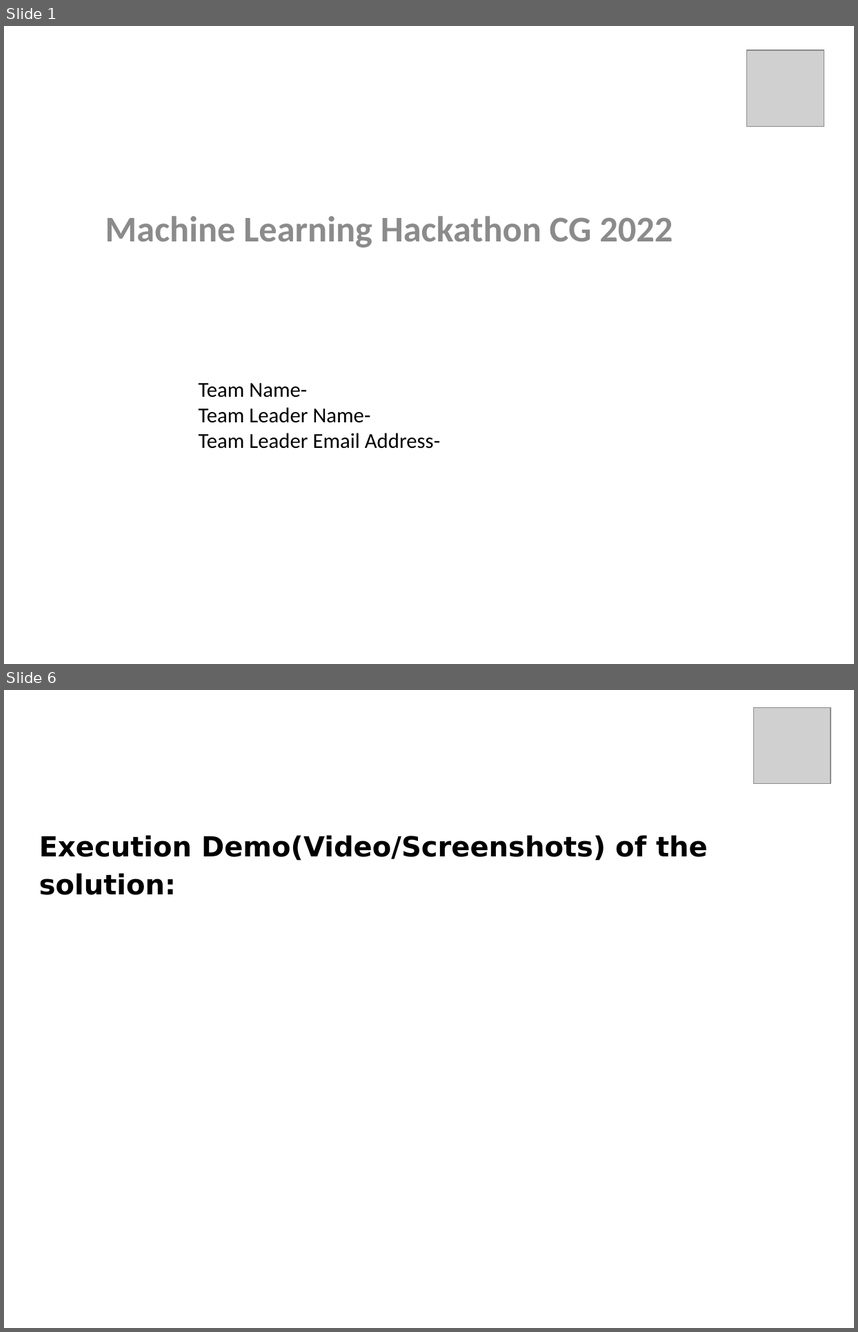
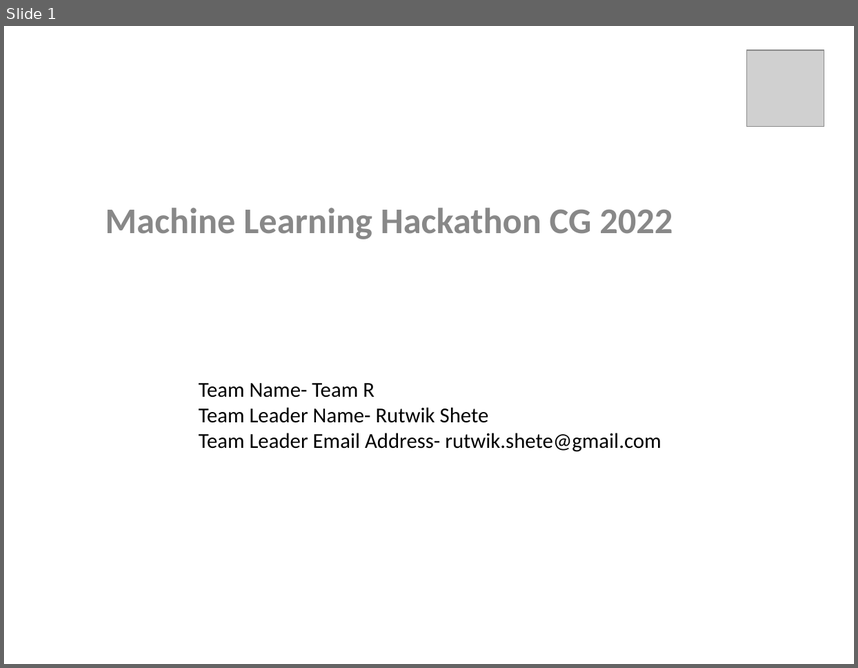
Before and after one commit to rutwik-shete/PhishingDetectionMachineLearning, a slide deck: HPE_Machine_Learning_Hackathon_CG_2022.pptx. Shown one above the other, each under a label of ours: slides 1 and 6 before the commit, slide 1 after it; the slides between them are not shown. The pictures are 858x1332 and 858x668 pixels, drawn with LibreOffice and Linux fonts; fonts in the diff are those of the drawing; grey boxes stand for pictures. Boxes give left, top, right and bottom in pixels: in the first picture for what was removed or moved away, otherwise in the second. Text is boxed around its words. In the diff, an @@ line names an element or a change of style, - is before the commit and + after.

```diff
--- a/HPE_Machine_Learning_Hackathon_CG_2022.pptx
+++ b/HPE_Machine_Learning_Hackathon_CG_2022.pptx
@@ slide 6 removed at (4, 690, 854, 1328), background #FFFFFF @@
@@ picture removed at (754, 708, 831, 785) @@
@@ text removed at (39, 835, 708, 895) @@
-Execution Demo(Video/Screenshots) of the solution:
@@ slide 1 changed as well @@
@@ subtitle "Machine Learning Hackathon CG 2022" at (105, 207, 673, 239): text colour #8C8C8C to #888888; line spacing 1 to 0.8 @@
@@ text at (199, 383, 661, 452): text changed @@
-Team Name-
-Team Leader Name-
-Team Leader Email Address-
+Team Name- Team R
+Team Leader Name- Rutwik Shete
+Team Leader Email Address- rutwik.shete@gmail.com
```
Also in this commit, not shown: 5 other slides changed, 1 slide added, 3 other slides removed, 3 other files.
